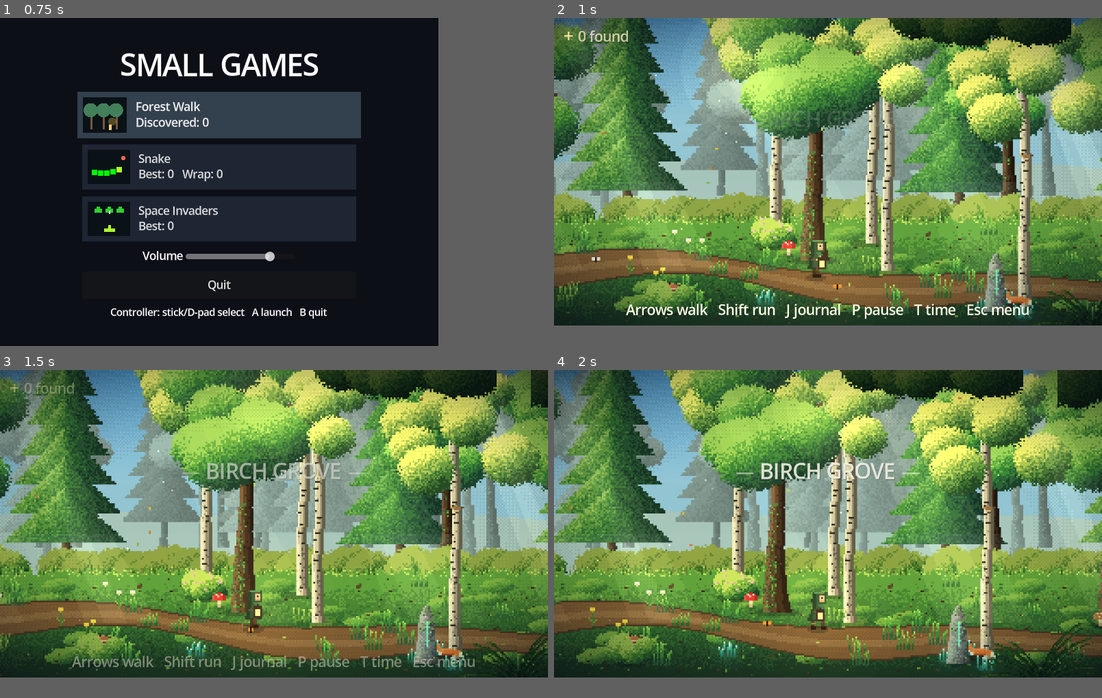
Above: before the commit, frames 1-4 (two rows, left to right).
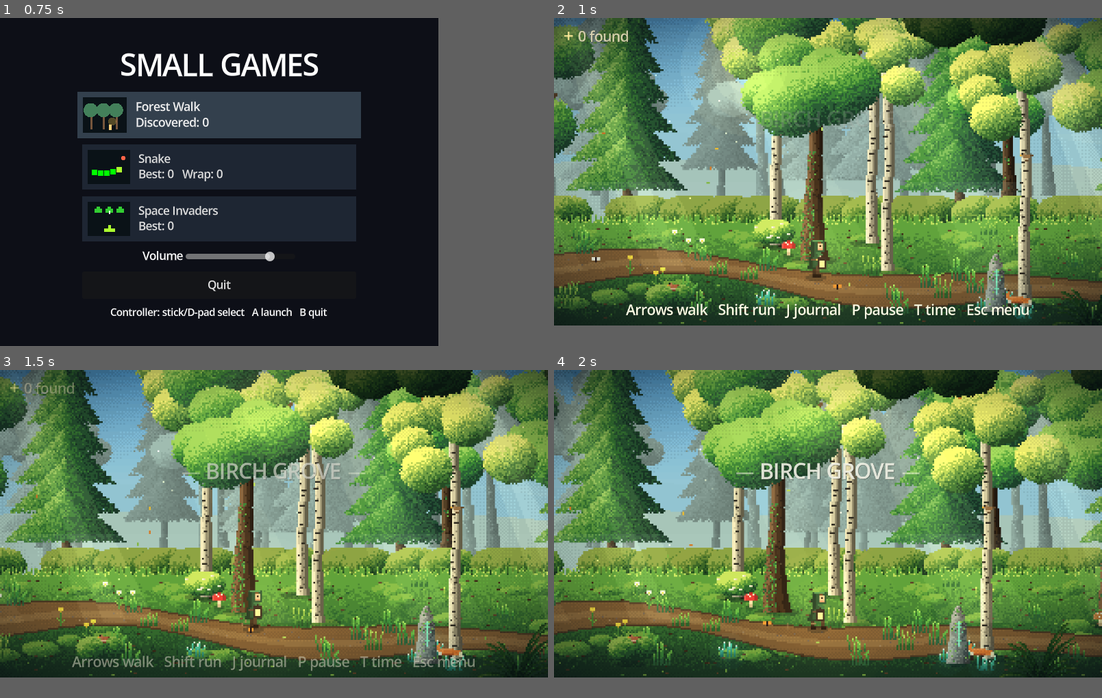
Above: after the commit, the same moments.

Repository: pixel-clover/small-games-godot
Game: Godot game, scene res://menu/menu.tscn
The game is run twice, just before and just after one commit, with the same random seed, the same clock (stepped at 60 frames per second) and the same inputs.
Inputs (mouse positions are in pixels of both pictures, inside the frame that each line leads up to):
- Up to frame 1 (0.75 s): click "Forest Walk Discovered: 0" at 0.5 s
- Up to frame 2 (1 s): no input
- Up to frame 3 (1.5 s): tap Enter (ui_accept) at 1.25 s; move the mouse to (317, 517) at 1.27 s; hold Right (ui_right) from 1.28 s (still down); tap T (advance_time) at 1.35 s; click (317, 517) at 1.42 s
- Up to frame 4 (2 s): keep holding Right (ui_right); tap Enter (ui_accept) at 1.52 s

Frame 1 is identical in both runs. In frame 2, 21% of the frame differs, in the area x 0-100%, y 0-94%; in frame 3, 21%; in frame 4, 22%.

Commit message:
Fix a few bugs in the animations

Diff:
--- a/games/forest/forest_art.gd
+++ b/games/forest/forest_art.gd
@@ -59,7 +59,7 @@
             var d := dx * dx + dy * dy
             var limit := 1.0
             if d > 0.55:
-                limit += (rng.randf() - 0.5) * 0.4
+                limit -= rng.randf() * 0.2
             if d < limit:
                 var shade := 0.58 - dx * 0.3 - dy * 0.5 + (rng.randf() - 0.5) * 0.3
                 _px(img, x, y, tones[clampi(int(shade * n), 0, n - 1)])
@@ -149,6 +149,8 @@
             var x0 := int(cx - half)
             var x1 := int(cx + half)
             for x in range(x0, x1 + 1):
+                if t > 0.88 and rng.randf() < (t - 0.88) * 6.0:
+                    continue
                 var u := float(x - x0) / maxf(float(x1 - x0), 1.0)
                 var shade := 0.85 - u * 0.65 + (1.0 - t) * 0.1 - t * 0.12 + (rng.randf() - 0.5) * 0.3
                 _px(img, x, y, tones[clampi(int(shade * 5.0), 0, 4)])
@@ -244,11 +246,12 @@
     var blobs: Array = []
     for i in 6:
         var rx := w * rng.randf_range(0.2, 0.32)
-        var ry := minf(rx * 0.9, h * 0.5)
-        blobs.append(Vector3(rng.randf_range(rx, w - rx), rng.randf_range(ry, h - ry * 0.6), rx))
+        var ry := minf(rx * 0.9, (h - 3.0) * 0.5)
+        blobs.append(Vector3(rng.randf_range(rx + 1.0, w - rx - 2.0),
+            rng.randf_range(ry + 1.0, h - ry - 2.0), rx))
     blobs.sort_custom(func(a: Vector3, b: Vector3) -> bool: return a.y < b.y)
     for b: Vector3 in blobs:
-        _blob(img, b.x, b.y, b.z, minf(b.z * 0.9, h * 0.5), tones, rng)
+        _blob(img, b.x, b.y, b.z, minf(b.z * 0.9, (h - 3.0) * 0.5), tones, rng)
     if flowering:
         var col: Color = [Color("f4c2d7"), Color("fff4f0"), Color("f7e27a")][rng.randi() % 3]
         for i in 14:
@@ -264,6 +267,7 @@
     var rng := _rng(seed_)
     var img := _new_img(w, h)
     var tones := _tones(rng.randf_range(-0.02, 0.03), 1.0)
+    var width_scale := minf(1.0, (w / 2.0 - 3.0) / (h * 1.04))
     for i in fronds:
         var ang := lerpf(-1.2, 1.2, (i + 0.5) / fronds) + rng.randf_range(-0.12, 0.12)
         var length := h * rng.randf_range(0.7, 1.0) * (1.0 - absf(ang) * 0.2)
@@ -272,11 +276,11 @@
         for s in steps:
             var t := float(s) / steps
             var a := ang + signf(ang) * t * 0.95
-            pos += Vector2(sin(a), -cos(a)) * 0.65
+            pos += Vector2(sin(a) * width_scale, -cos(a)) * 0.65
             var idx := clampi(int(1.0 + t * 3.2 + (rng.randf() - 0.5)), 0, 4)
             _px(img, int(pos.x), int(pos.y), tones[idx])
             if s % 2 == 0 and t > 0.1:
-                var perp := Vector2(cos(a), sin(a))
+                var perp := Vector2(cos(a) * width_scale, sin(a))
                 var lc: Color = tones[clampi(idx - 1, 0, 4)]
                 _px(img, int(pos.x + perp.x * 1.5), int(pos.y + perp.y * 1.5 + 1.0), lc)
                 _px(img, int(pos.x - perp.x * 1.5), int(pos.y - perp.y * 1.5 + 1.0), lc)
@@ -387,7 +391,8 @@
     var blobs: Array = []
     for i in 14:
         var y := rng.randf_range(0.0, h * 0.55) * (1.0 - absf(i / 14.0 - 0.5) * 0.9)
-        blobs.append(Vector3(rng.randf_range(4.0, w - 4.0), y, rng.randf_range(w * 0.08, w * 0.16)))
+        var radius := rng.randf_range(w * 0.08, w * 0.16)
+        blobs.append(Vector3(rng.randf_range(radius + 1.0, w - radius - 2.0), y, radius))
     blobs.sort_custom(func(a: Vector3, b: Vector3) -> bool: return a.y < b.y)
     for b: Vector3 in blobs:
         _blob(img, b.x, b.y, b.z, b.z * 0.8, tones, rng)
--- a/games/forest/forest_world.gd
+++ b/games/forest/forest_world.gd
@@ -1608,7 +1608,9 @@
         var bt: Texture2D = frames_b[1 + int(float(b["t"]) * 14.0 + float(b["ph"])) % 2]
         var bp := Vector2(floorf(float(b["x"]) - cam_x + VW / 2.0), floorf(float(b["y"])))
         var fl := -1.0 if float(b["vx"]) < 0.0 else 1.0
-        f.draw_set_transform_matrix(Transform2D(Vector2(-fl, 0), Vector2(0, 1), bp))
+        var transform := Transform2D(Vector2(fl, 0), Vector2(0, 1), bp)
+        assert(transform.x.x * float(b["vx"]) >= 0.0, "Birds must face their flight direction.")
+        f.draw_set_transform_matrix(transform)
         f.draw_texture(bt, Vector2(-bt.get_width() / 2.0, -bt.get_height()),
             amb.lerp(Color.WHITE, 0.3))
         f.draw_set_transform_matrix(Transform2D.IDENTITY)
--- a/tests/gameplay_test.gd
+++ b/tests/gameplay_test.gd
@@ -52,6 +52,7 @@
 
 
 func _run() -> void:
+    _test_forest_art()
     _check((ThemeDB.fallback_font as FontFile).multichannel_signed_distance_field,
         "The UI font must remain smooth when scaled.")
     for binding in [
@@ -429,6 +430,22 @@
     forest._process(0.1)
     _check(forest.player_pos == pos, "The journal must halt movement.")
     _check(forest.journal_icons.size() == 4, "Journal ink textures must be cached during setup.")
+    forest.fly_birds = [
+        {"x": forest.player_pos.x, "y": 80.0, "vx": 40.0, "vy": -30.0,
+            "t": 0.0, "v": 0, "ph": 0.0},
+        {"x": forest.player_pos.x, "y": 90.0, "vx": -40.0, "vy": -30.0,
+            "t": 0.0, "v": 0, "ph": 0.0},
+    ]
+    forest._update_particles(0.1)
+    _check(float(forest.fly_birds[0]["x"]) > forest.player_pos.x and
+        float(forest.fly_birds[1]["x"]) < forest.player_pos.x,
+        "Flying birds must move in both directions.")
+    var bird_draws: Array[int] = [0]
+    forest.front.draw.connect(func() -> void: bird_draws[0] += 1)
+    forest.front.queue_redraw()
+    await process_frame
+    await process_frame
+    _check(bird_draws[0] > 0, "Bird facing checks must execute during drawing.")
     forest.queue_free()
     await process_frame
 
@@ -453,6 +470,53 @@
     await create_timer(0.1).timeout
     print("Gameplay checks: %d passed, %d failed." % [checks - failures, failures])
     quit(1 if failures > 0 else 0)
+
+
+func _test_forest_art() -> void:
+    for seed_value in 16:
+        var textures: Array[Texture2D] = [
+            ForestArt.bush(40, 24, 500 + seed_value),
+            ForestArt.bush(26, 18, 600 + seed_value, true),
+            ForestArt.hanging_leaves(130, 46, 1300 + seed_value),
+            ForestArt.fern(70, 46, 1400 + seed_value, 11),
+        ]
+        for i in textures.size():
+            var image := textures[i].get_image()
+            var clipped := false
+            for y in image.get_height():
+                clipped = (
+                    clipped
+                    or image.get_pixel(0, y).a > 0.0
+                    or image.get_pixel(image.get_width() - 1, y).a > 0.0
+                )
+            if i < 2:
+                for x in image.get_width():
+                    clipped = clipped or image.get_pixel(x, image.get_height() - 1).a > 0.0
+            _check(
+                not clipped, "Foliage must not reach clipped image edges: %d/%d" % [i, seed_value]
+            )
+        var image := Image.create(64, 64, false, Image.FORMAT_RGBA8)
+        var rng := RandomNumberGenerator.new()
+        rng.seed = seed_value
+        ForestArt._blob(image, 32.0, 32.0, 18.0, 12.0, ForestArt.LEAF, rng)
+        var outside := false
+        for y in 64:
+            for x in 64:
+                if image.get_pixel(x, y).a > 0.0:
+                    var distance := Vector2((x - 32.0) / 18.0, (y - 32.0) / 12.0)
+                    outside = outside or distance.length_squared() >= 1.0
+        _check(not outside, "Tree leaf clusters must stay within their drawing bounds.")
+        var pine := ForestArt.pine(100, 180, seed_value).get_image()
+        var tips: Array[int] = []
+        for x in range(25, 75):
+            var tip := -1
+            for y in pine.get_height():
+                var pixel := pine.get_pixel(x, y)
+                if pixel.a > 0.0 and pixel.g > pixel.r:
+                    tip = y
+            if tip >= 0 and not tips.has(tip):
+                tips.append(tip)
+        _check(tips.size() > 1, "Pine branches must not end in a flat horizontal cut.")
 
 
 func _test_transitions() -> void:
